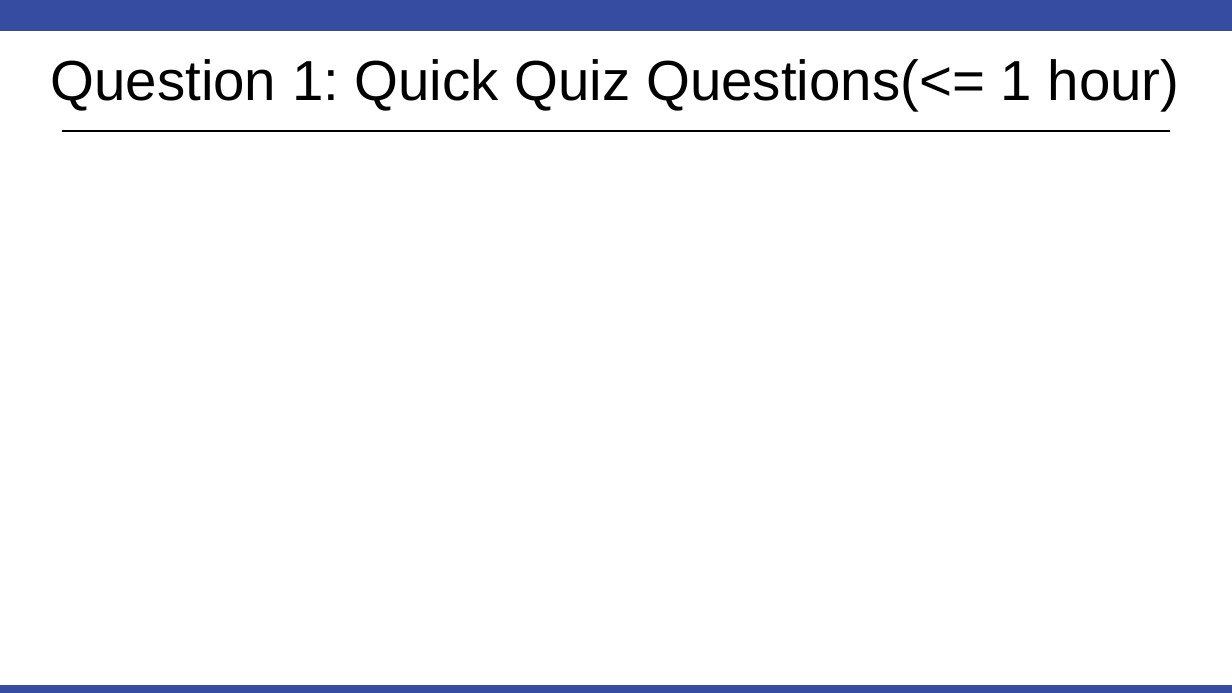
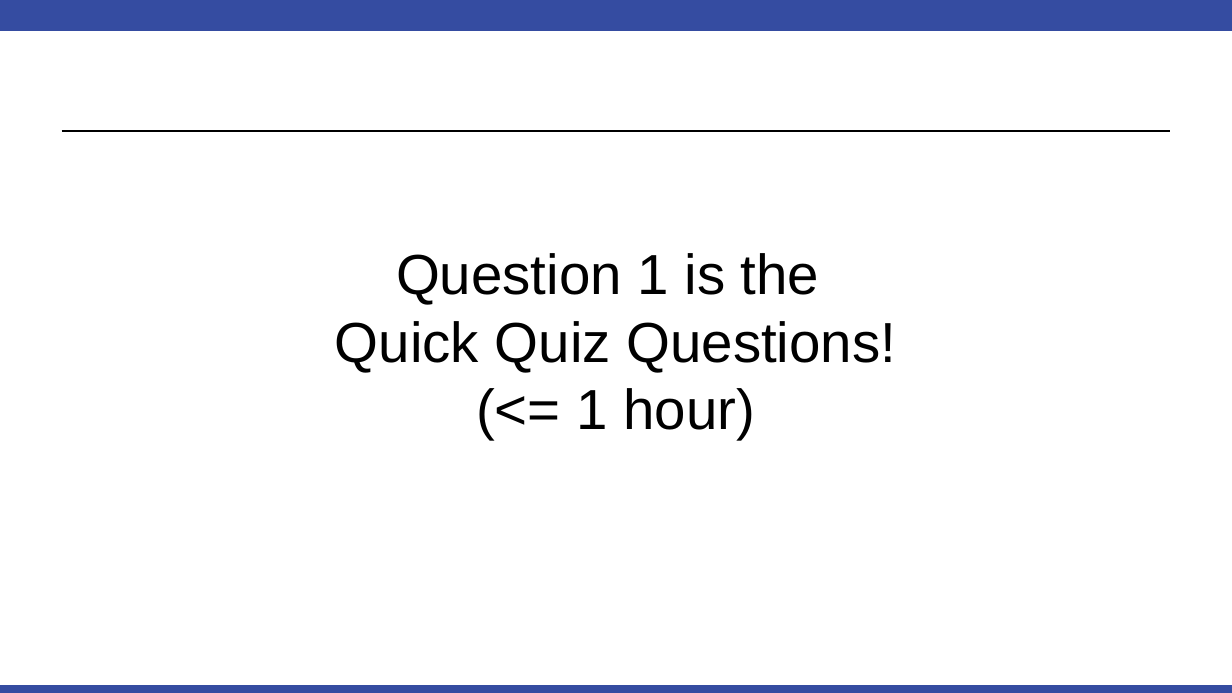
Before and after one commit to BivinSadler/MSDS_6371_Stat_Foundations, a slide deck: slide 3 of Unit 1/6371 FLS 1 Ver 2.pptx. Drawn at 1232x693 pixels with LibreOffice and Linux fonts; fonts in the diff are those of the drawing. Boxes give left, top, right and bottom in pixels: in the first picture for what was removed or moved away, otherwise in the second. Text is boxed around its words. In the diff, an @@ line names an element or a change of style, - is before the commit and + after.

```diff
--- a/Unit 1/6371 FLS 1 Ver 2.pptx
+++ b/Unit 1/6371 FLS 1 Ver 2.pptx
@@ title at <box>335,253,896,440</box>: text changed @@
-Question 1: Quick Quiz Questions(<= 1 hour)
+Question 1 is the
+Quick Quiz Questions!
+(<= 1 hour)
```
Also in this commit, not shown: 1 other slide changed.
